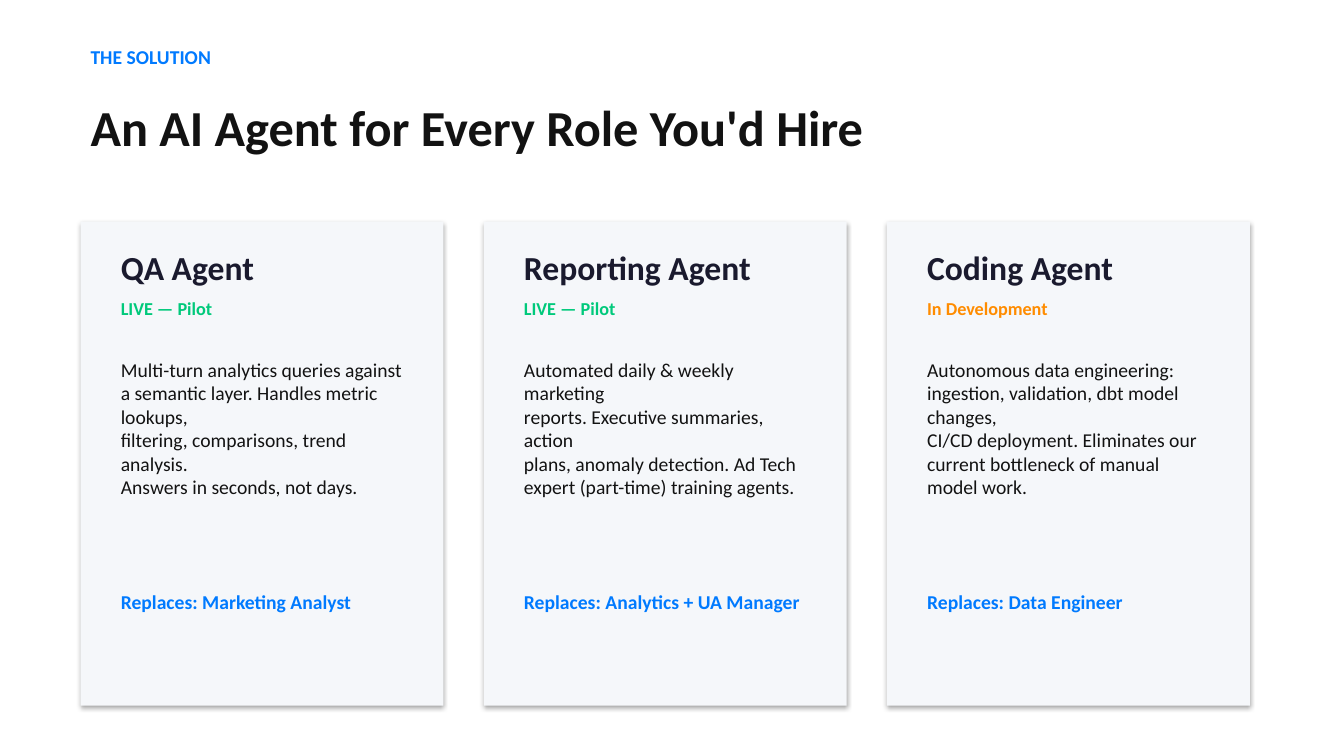
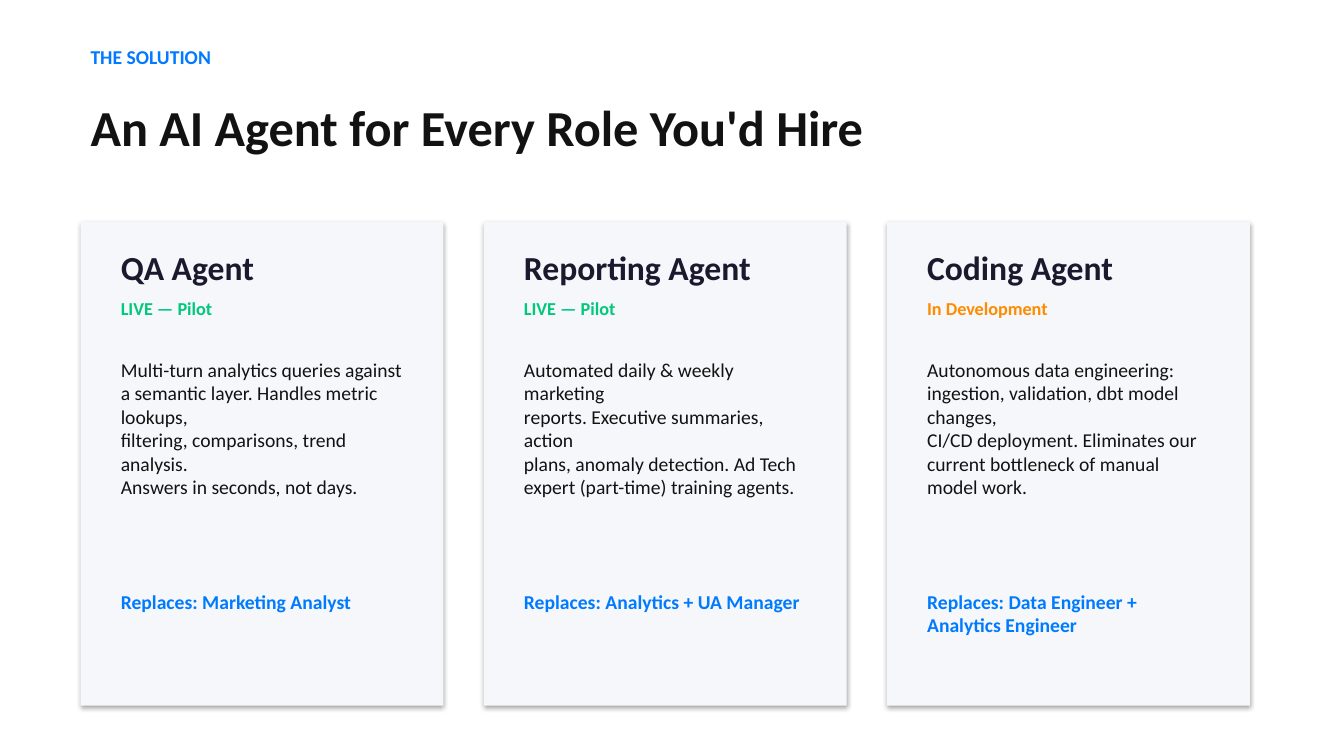
Before and after one commit to kostaspaps/NG, a slide deck: slide 5 of Lupe_Investor_Deck.pptx. Drawn at 1344x756 pixels with LibreOffice and Linux fonts; fonts in the diff are those of the drawing. Boxes give left, top, right and bottom in pixels: in the first picture for what was removed or moved away, otherwise in the second. Text is boxed around its words. In the diff, an @@ line names an element or a change of style, - is before the commit and + after.

```diff
--- a/Lupe_Investor_Deck.pptx
+++ b/Lupe_Investor_Deck.pptx
@@ text at [927, 595, 1122, 636]: text changed @@
-Replaces: Data Engineer
+Replaces: Data Engineer + Analytics Engineer
```
Also in this commit, not shown: 4 other slides changed, 1 slide added, 1 slide removed, 1 other file.
